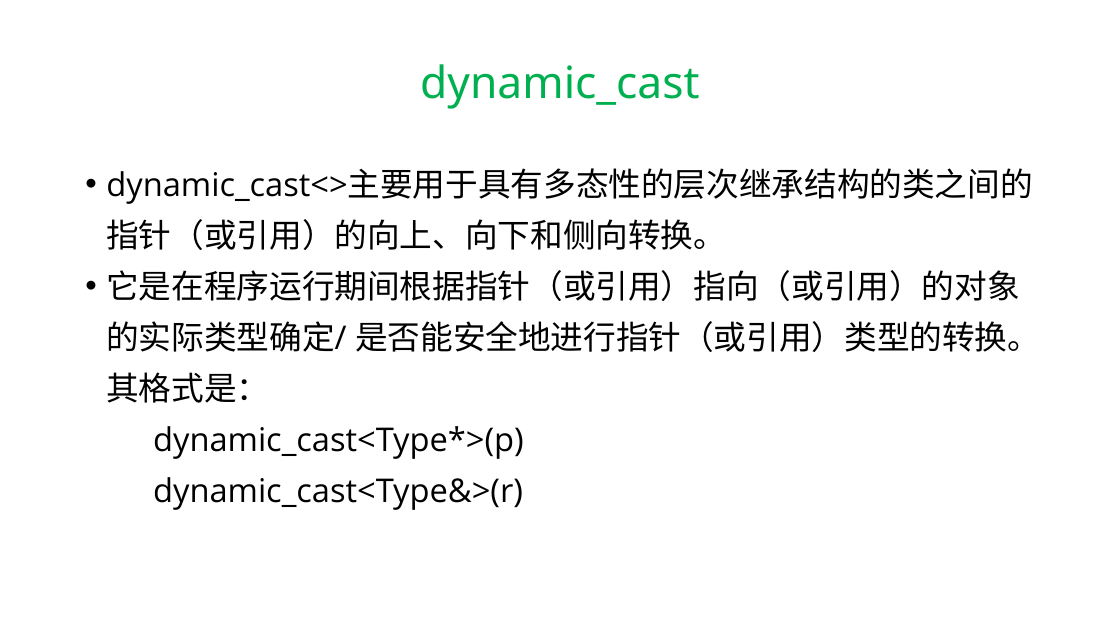
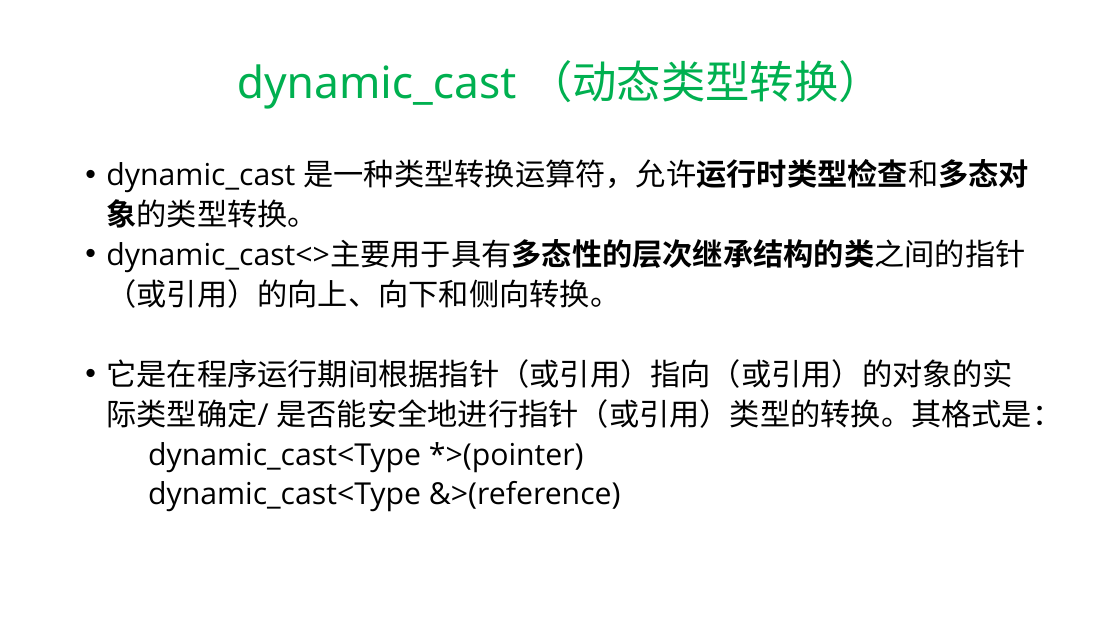
Before and after one commit to hwdong-net/cplusplus17, a slide deck: slide 85 of ppt/第9章 派生类.pptx (slide 53 before the commit). Drawn at 1120x630 pixels with LibreOffice and Linux fonts; fonts in the diff are those of the drawing. Boxes give left, top, right and bottom in pixels: in the first picture for what was removed or moved away, otherwise in the second. Text is boxed around its words. In the diff, an @@ line names an element or a change of style, - is before the commit and + after.

```diff
--- a/ppt/第9章 派生类.pptx
+++ b/ppt/第9章 派生类.pptx
@@ title at (237, 60, 883, 109): text changed @@
-dynamic_cast
+dynamic_cast （动态类型转换）
@@ text at (106, 159, 1029, 228): paragraph added @@
+• dynamic_cast 是一种类型转换运算符，允许运行时类型检查和多态对象的类型转换。
@@ text at (106, 239, 1063, 428): size 28 to 25.9 pt in "dynamic_cast<>主要用于具有多态性的层次继承结构的类之间的指针（或引用）的向上、向下和侧向转换。", "它是在程序运行期间根据指针（或引用）指向（或引用）的对象的实际类型确定/ 是否能安全地进行指针（或引用）类型的转换。其格 ..."; bold on in "dynamic_cast<>主要用于具有多态性的层次继承结构的类之间的指针（或引用）的向上、向下和侧向转换。"; line spacing 1.3 to 1.1 @@
@@ text at (148, 442, 621, 512): text changed; size 28 to 25.9 pt @@
-dynamic_cast<Type*>(p)
-dynamic_cast<Type&>(r)
+dynamic_cast<Type *>(pointer)
+dynamic_cast<Type &>(reference)
```
Also in this commit, not shown: 31 other slides changed, 67 slides added, 11 slides removed, 1 other file.
